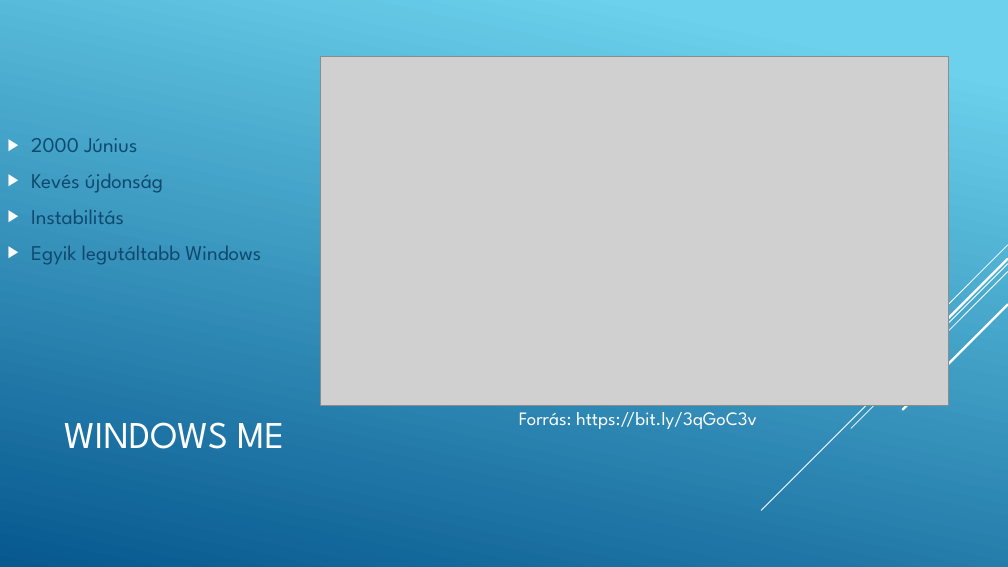
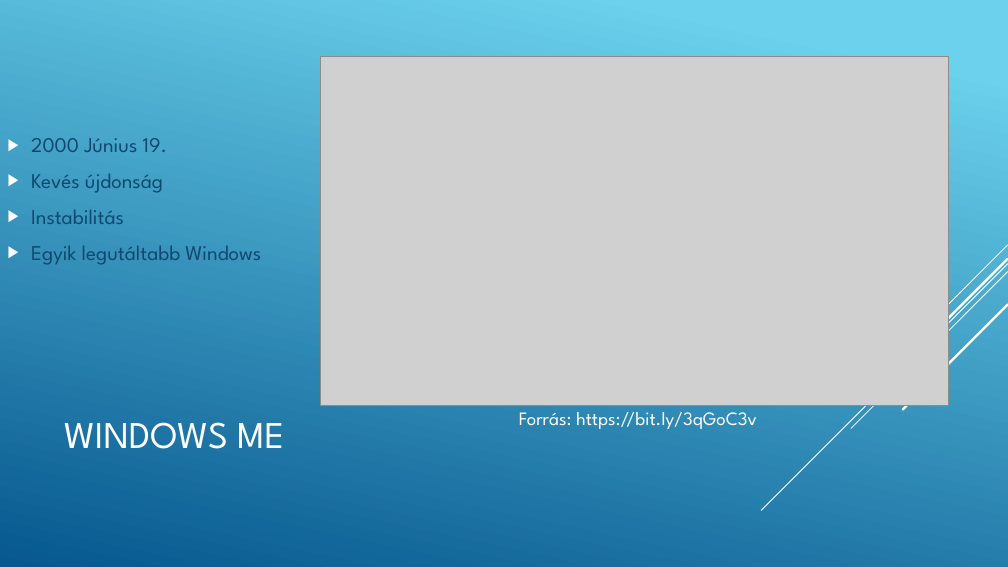
Before and after one commit to Martinanevem/ppt, a slide deck: slide 4 of A Windows történelme.pptx. Drawn at 1008x567 pixels with LibreOffice and Linux fonts; fonts in the diff are those of the drawing; grey boxes stand for pictures. Boxes give left, top, right and bottom in pixels: in the first picture for what was removed or moved away, otherwise in the second. Text is boxed around its words. In the diff, an @@ line names an element or a change of style, - is before the commit and + after.

```diff
--- a/A Windows történelme.pptx
+++ b/A Windows történelme.pptx
@@ text at [31, 138, 167, 152]: text changed @@
-▶ 2000 Június
+▶ 2000 Június 19.
```
Also in this commit, not shown: 7 other slides changed.
